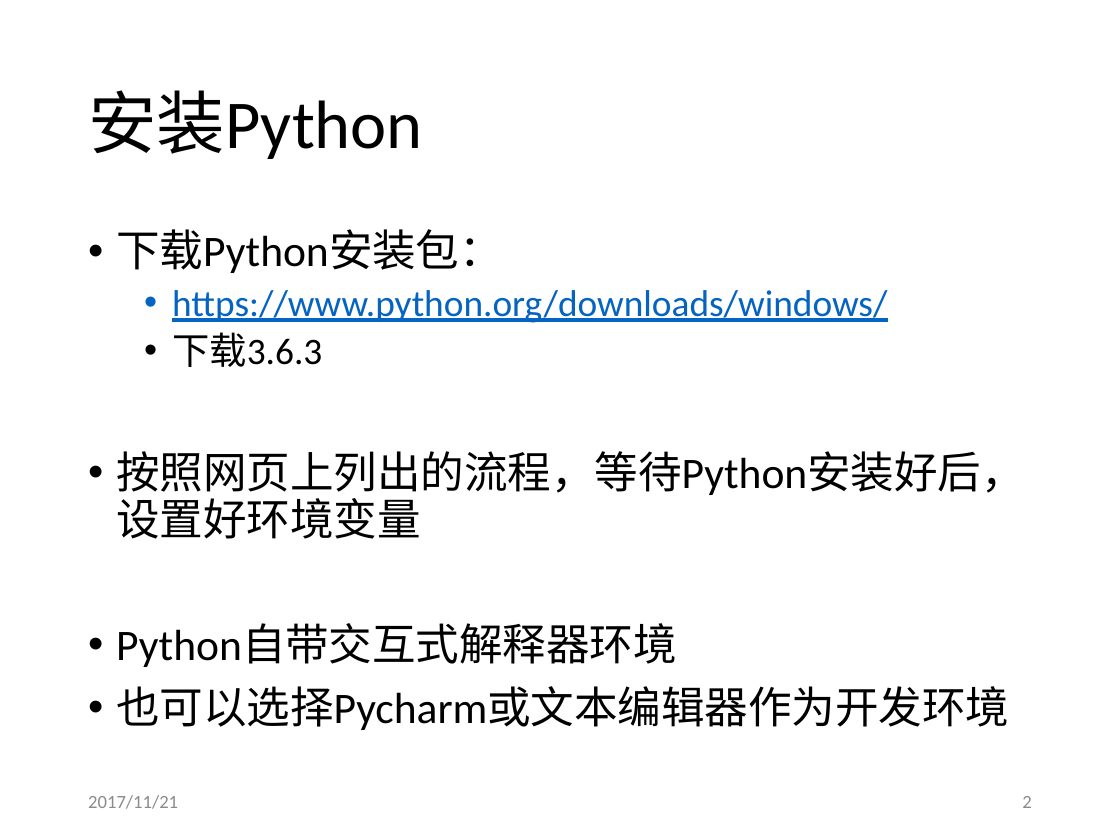
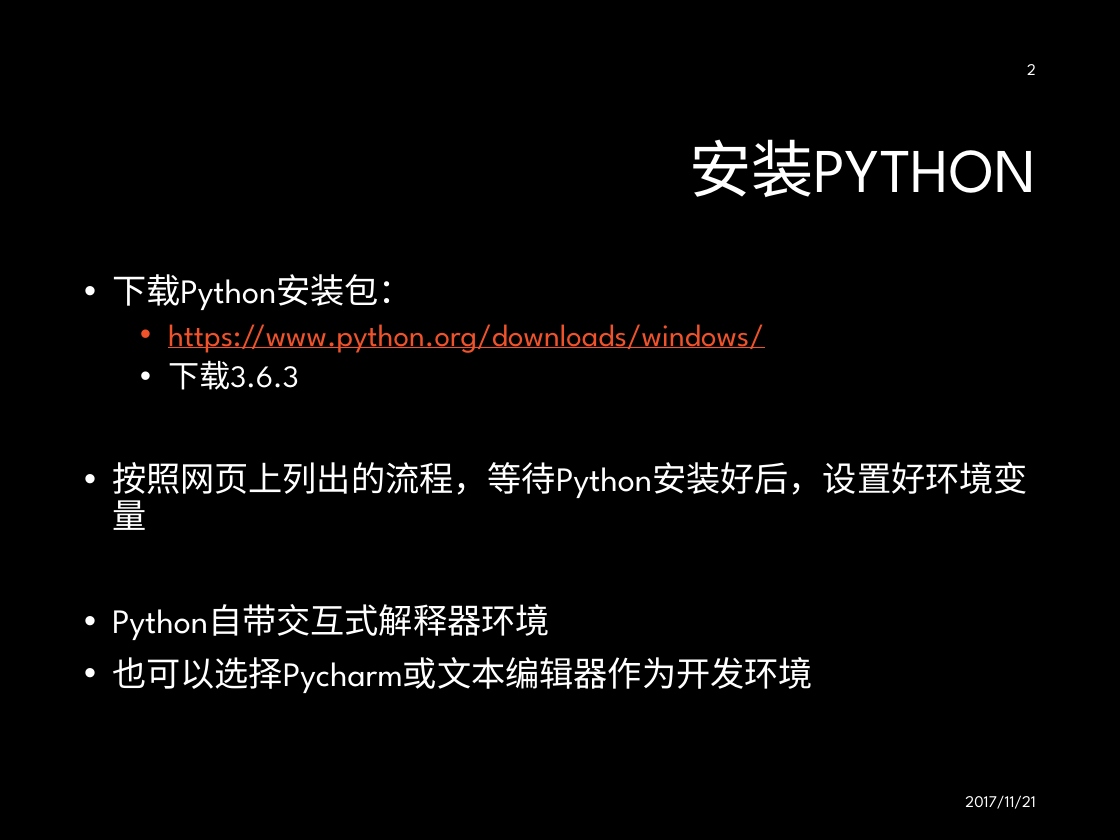
Before and after one commit to mcai/PythonTraining, a slide deck: slide 2 of intro_python_programming.pptx. Drawn at 1120x840 pixels with LibreOffice and Linux fonts; fonts in the diff are those of the drawing; background and template pictures are left out. Boxes give left, top, right and bottom in pixels: in the first picture for what was removed or moved away, otherwise in the second. Text is boxed around its words. In the diff, an @@ line names an element or a change of style, - is before the commit and + after.

```diff
--- a/intro_python_programming.pptx
+++ b/intro_python_programming.pptx
@@ background #FFFFFF to #000000 @@
@@ page number moved from (x1=1022, y1=796, x2=1031, y2=808) to (x1=1027, y1=64, x2=1036, y2=75) @@
@@ page number at (x1=1027, y1=64, x2=1036, y2=75): size 12 to 10.5 pt, font Calibri to League Spartan, text colour #8C8C8C to #FFFFFF @@
@@ title at (x1=689, y1=139, x2=1036, y2=197): text changed; size 44 to 40 pt; font Calibri to League Spartan; text colour #000000 to #FFFFFF @@
-安装Python
+安装PYTHON
@@ text "下载Python安装包：" moved from (x1=116, y1=229, x2=1025, y2=730) to (x1=112, y1=274, x2=1028, y2=693) @@
@@ text "下载Python安装包：" at (x1=112, y1=274, x2=1028, y2=693): size 28 to 22 pt in "下载Python安装包：", "按照网页上列出的流程，等待Python安装好后，设置好环境变量", "Python自带交互式解释器环境", "也可以选择Pycharm或文本编辑器作为开发环境"; font Calibri to League Spartan; text colour #000000 to #FFFFFF in "下载Python安装包：", "下载3.6.3", "按照网页上列出的流程，等待Python安装好后，设置好环境变量", "Python自带交互式解释器环境" and 1 more places; size 24 to 20 pt in "https://www.python.org/downloads/windows/", "下载3.6.3"; text colour #0563C1 to #F0532B in "https://www.python.org/downloads/windows/" @@
@@ text "2017/11/21" moved from (x1=88, y1=795, x2=178, y2=809) to (x1=965, y1=795, x2=1035, y2=809) @@
@@ text "2017/11/21" at (x1=965, y1=795, x2=1035, y2=809): size 12 to 10.5 pt, font Calibri to League Spartan, text colour #8C8C8C to #FFFFFF; alignment left to right @@
```
Also in this commit, not shown: 1 slide added, 1 slide removed, 1 other file.
